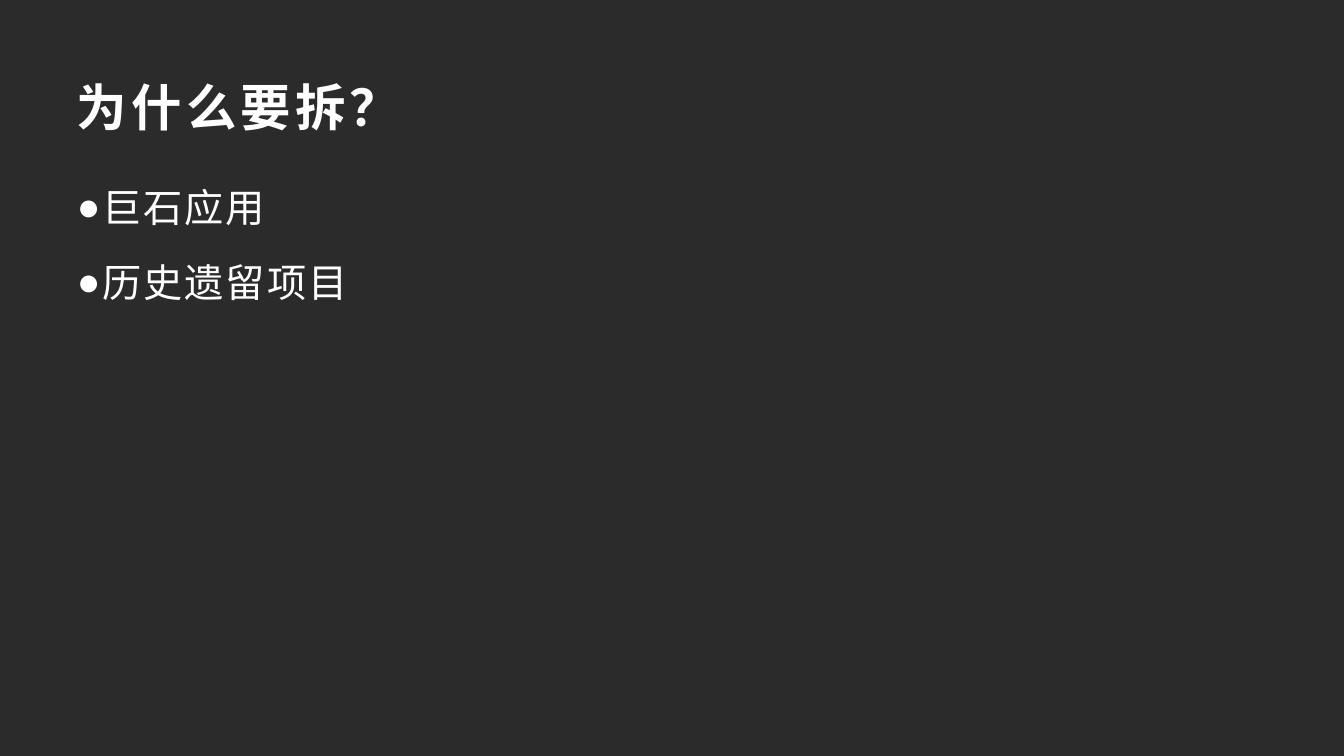
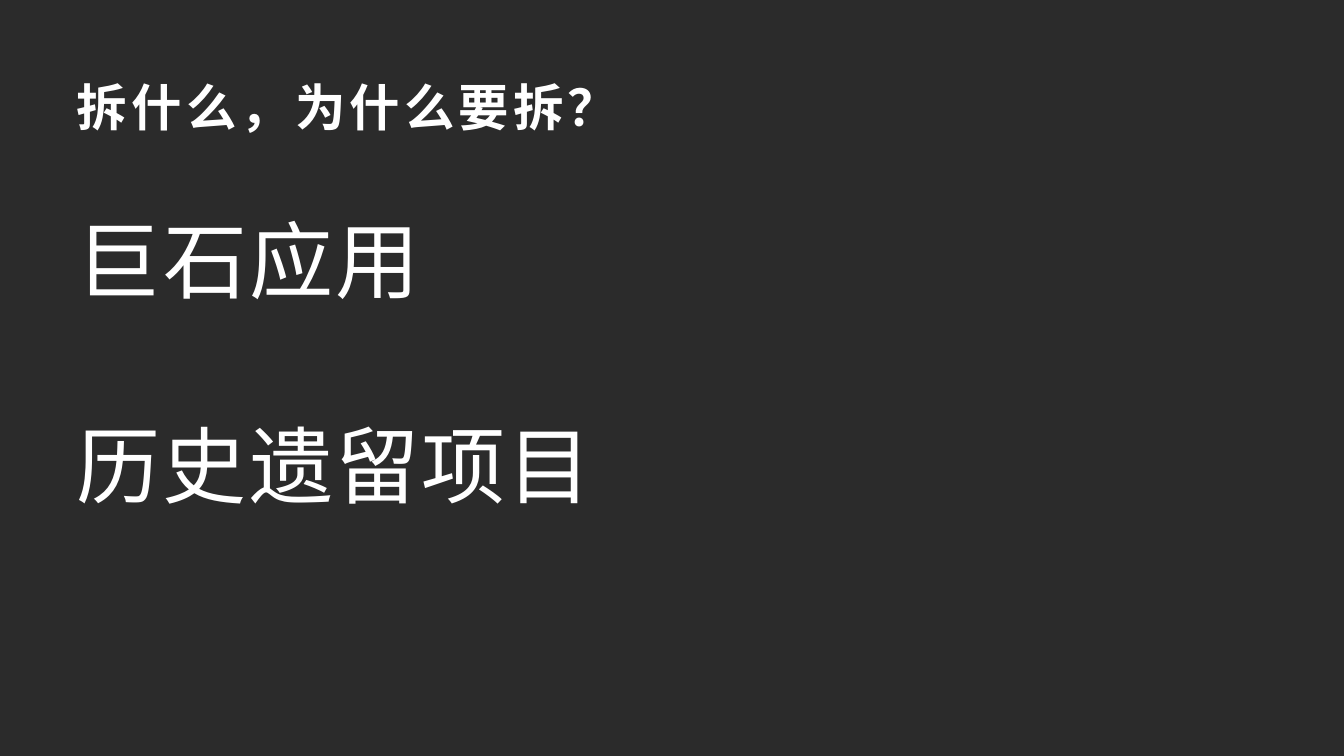
Before and after one commit to 549032340/my-note, a slide deck: slide 3 of MicroFrontends/MicroFrontEnds.pptx (slide 5 before the commit). Drawn at 1344x756 pixels with LibreOffice and Linux fonts; fonts in the diff are those of the drawing; background and template pictures are left out; a plain dark background stands for a picture behind light text. Boxes give left, top, right and bottom in pixels: in the first picture for what was removed or moved away, otherwise in the second. Text is boxed around its words. In the diff, an @@ line names an element or a change of style, - is before the commit and + after.

```diff
--- a/MicroFrontends/MicroFrontEnds.pptx
+++ b/MicroFrontends/MicroFrontEnds.pptx
@@ title at <box>77,83,618,133</box>: text changed @@
-为什么要拆？
+拆什么，为什么要拆？
@@ text "巨石应用": place and size @@
-text "巨石应用" at <box>102,189,347,300</box>
+text "巨石应用" at <box>77,221,419,299</box>
@@ text "巨石应用" at <box>77,221,419,299</box>: size 28 to 60 pt; bullet ● to none @@
@@ text at <box>102,264,347,300</box>: paragraph removed @@
-● 历史遗留项目
@@ text added at <box>77,426,591,504</box>, 60 pt, text #FFFFFF @@
+历史遗留项目
```
Also in this commit, not shown: 2 other slides changed, 2 slides added, 1 slide removed, 1 other file.
